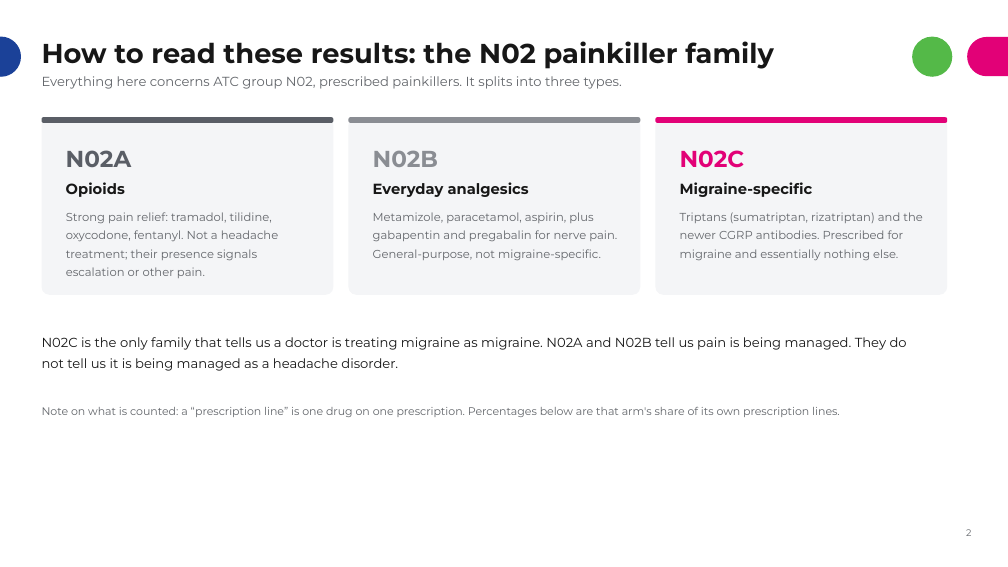
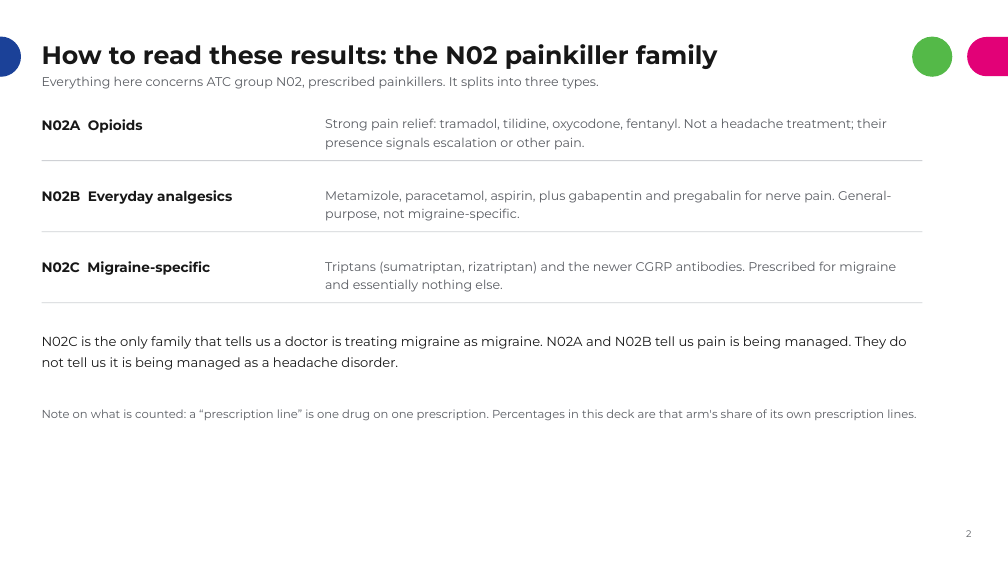
Before and after one commit to rj-irvine/de-migraine, a slide deck: slide 3 of documents/DE_Migraine_Treatment_Patterns_Summary.pptx. Drawn at 1008x567 pixels with LibreOffice and Linux fonts; fonts in the diff are those of the drawing. Boxes give left, top, right and bottom in pixels: in the first picture for what was removed or moved away, otherwise in the second. Text is boxed around its words. In the diff, an @@ line names an element or a change of style, - is before the commit and + after.

Commit message:
format simple

```diff
--- a/documents/DE_Migraine_Treatment_Patterns_Summary.pptx
+++ b/documents/DE_Migraine_Treatment_Patterns_Summary.pptx
@@ title "How to read these results: ..." at <box>42,44,718,69</box>: size 26 to 24 pt @@
@@ text "Everything here concerns ATC group ..." at <box>42,76,599,89</box>: size 12.5 to 12 pt, text colour #63666B to #595C62; line spacing 1.15 to 1.2; more space between paragraphs @@
@@ text at <box>42,119,143,133</box>: text changed; size 22 to 13 pt; text colour #5A5E66 to #171717 @@
-N02A
+N02A Opioids
@@ rounded rectangle removed at <box>42,117,333,295</box> @@
@@ rounded rectangle removed at <box>42,117,333,123</box> @@
@@ size 11 to 12 pt, text colour #63666B to #595C62; line spacing 1.32 to 1.2; more space between paragraphs in 3 elements at <box>325,261,896,292</box>, <box>325,190,892,221</box>, <box>325,118,887,150</box> @@
@@ text "Strong pain relief: tramadol, tilidine, ...": place and size @@
-text "Strong pain relief: tramadol, tilidine, ..." at <box>66,212,278,278</box>
+text "Strong pain relief: tramadol, tilidine, ..." at <box>325,118,887,150</box>
@@ rounded rectangle removed at <box>349,117,640,295</box> @@
@@ rounded rectangle removed at <box>349,117,640,123</box> @@
@@ rounded rectangle removed at <box>656,117,948,295</box> @@
@@ rounded rectangle removed at <box>656,117,948,123</box> @@
@@ rectangle added at <box>42,160,923,161</box>, fill #CFD1D5 @@
@@ text removed at <box>373,150,438,167</box> @@
-N02B
@@ text removed at <box>680,150,745,168</box> @@
-N02C
@@ text at <box>42,190,232,204</box>: text changed; size 14 to 13 pt @@
-Opioids
+N02B Everyday analgesics
@@ text "Metamizole, paracetamol, aspirin, plus gabapentin ...": place and size @@
-text "Metamizole, paracetamol, aspirin, plus gabapentin ..." at <box>373,212,617,260</box>
+text "Metamizole, paracetamol, aspirin, plus gabapentin ..." at <box>325,190,892,221</box>
@@ text removed at <box>373,182,529,197</box> @@
-Everyday analgesics
@@ rectangle added at <box>42,231,923,232</box>, fill #CFD1D5 @@
@@ text at <box>42,261,210,275</box>: text changed; size 14 to 13 pt @@
-Migraine-specific
+N02C Migraine-specific
@@ text "Triptans (sumatriptan, rizatriptan) and the ...": place and size @@
-text "Triptans (sumatriptan, rizatriptan) and the ..." at <box>680,212,923,260</box>
+text "Triptans (sumatriptan, rizatriptan) and the ..." at <box>325,261,896,292</box>
@@ rectangle added at <box>42,302,923,303</box>, fill #CFD1D5 @@
@@ text at <box>42,409,916,420</box>: text changed; size 10.5 to 11 pt; text colour #63666B to #595C62 @@
-Note on what is counted: a “prescription line” is one drug on one prescription. Percentages below are that arm's share of its own prescription lines.
+Note on what is counted: a “prescription line” is one drug on one prescription. Percentages in this deck are that arm's share of its own prescription lines.
```
Also in this commit, not shown: 8 other slides changed.
